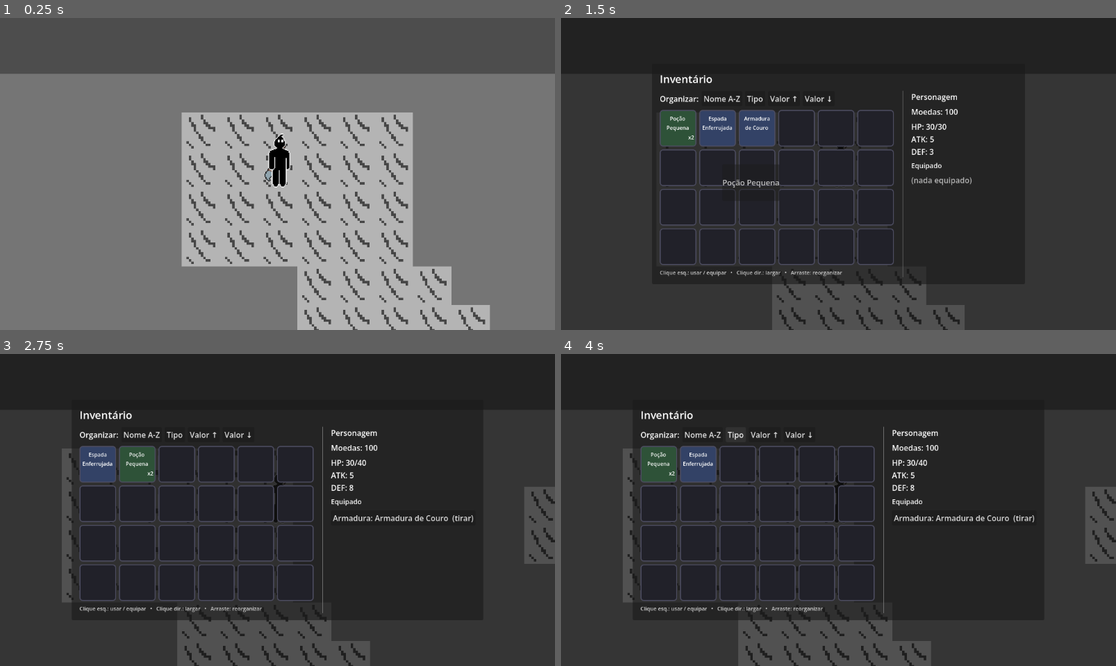
Above: before the commit, frames 1-4 (two rows, left to right).
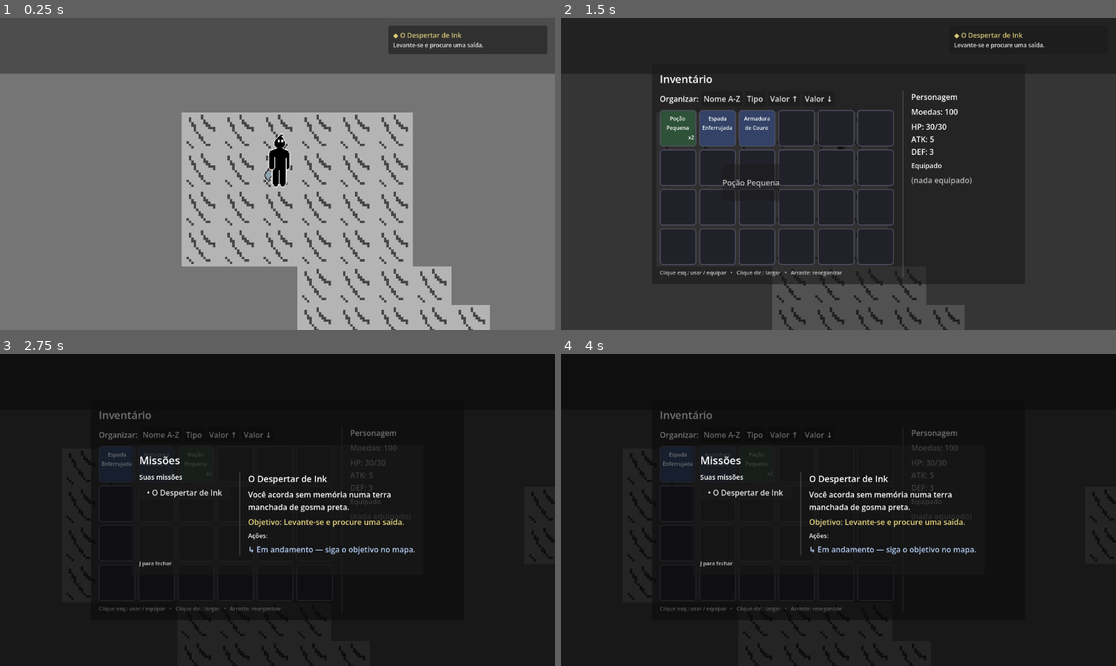
Above: after the commit, the same moments.

Repository: RodrigoAlvys/The-legend-of-Ink
Game: Godot game, scene res://mapas/mapa1.tscn
Two runs of this game, one before a commit and one after it. Both use one fixed random seed, a clock stepped at 60 frames per second and the inputs below.
Inputs (mouse positions are in pixels of both pictures, inside the frame that each line leads up to):
- Up to frame 1 (0.25 s): no input
- Up to frame 2 (1.5 s): tap Enter at 0.5 s; move the mouse to (960, 158) at 0.52 s; hold Right (ui_right) 0.53-1.25 s; tap I at 0.6 s; click (960, 158) at 0.67 s; drag from (677, 127) to (810, 236) at 1.27 s
- Up to frame 3 (2.75 s): move the mouse to (155, 463) at 2.02 s; hold Right (ui_right) from 2.03 s (still down); tap J at 2.1 s; click (155, 463) at 2.17 s
- Up to frame 4 (4 s): release Right (ui_right) at 2.75 s; click "Nome A-Z" at 2.75 s; click "Tipo" at 3.5 s

The runs differ from the first frame. In frame 1, 2.5% of the frame differs, in the area x 69-99%, y 2-12%; in frame 2, 0.2%; in frame 3, 41%; in frame 4, 41%, in the area x 0-100%, y 17-100%.

Commit message:
Missoes: conclusao automatica da Despertar + HUD
- portas.gd avanca a missao ligada ao cruzar a saida (campo missao_id)
- mapa1 liga a porta de saida a missao despertar
- game.gd cria MissionManager, menu (J) e HUD na tela
- corrige typos no texto da missao

Diff:
--- a/rp-gprojeto/mapas/mapa1.tscn
+++ b/rp-gprojeto/mapas/mapa1.tscn
@@ -54,6 +54,7 @@
 script = ExtResource("4_4iet1")
 destino_mapa = "res://mapas/mapa2.tscn"
 spawn_id_saida = &"EntradaMapa1"
+missao_id = "despertar"
 
 [node name="CollisionShape2D" type="CollisionShape2D" parent="PortaParaMapa2" unique_id=953322088]
 position = Vector2(-838.5, 1267)
--- a/rp-gprojeto/mapas/portas.gd
+++ b/rp-gprojeto/mapas/portas.gd
@@ -4,6 +4,9 @@
 
 @export var destino_mapa: String
 @export var spawn_id_saida: StringName
+
+# Missão que esta saída faz avançar automaticamente quando o jogador chega aqui.
+@export var missao_id: String = ""
 
 func _ready():
 	body_entered.connect(_on_body_entered)
@@ -17,6 +20,11 @@
 		return
 
 	ativado = true
+
+	# chegou na saída => a missão avança/conclui sozinha (sem clicar no menu)
+	if missao_id != "" and Game.missions != null:
+		Game.missions.avancar(missao_id)
+
 	Game.spawn_temp = spawn_id_saida
 	await Fade.fade_out(0.3)
 	get_tree().change_scene_to_file(destino_mapa)
--- a/rp-gprojeto/missions/mission_database.gd
+++ b/rp-gprojeto/missions/mission_database.gd
@@ -31,8 +31,8 @@
 			"fim": false,
 		},
 		"saida": {
-			"descricao": "Uma fenda na parede deixa passar u fio de luz.",
-			"objetivo": "mAtravesse a fenda.",
+			"descricao": "Uma fenda na parede deixa passar um fio de luz.",
+			"objetivo": "Atravesse a fenda.",
 			"escolhas": [ {"texto": "Atravessar", "proximo": "fim"} ],
 			"fim": false,
 		},
--- a/rp-gprojeto/scripts/game.gd
+++ b/rp-gprojeto/scripts/game.gd
@@ -5,6 +5,11 @@
 # Inventário
 var inventory: Inventory
 var inventory_ui: InventoryUI
+
+# missões
+var missions: MissionManager
+var mission_menu: MissionMenu
+var mission_hud: MissionHUD
 
 func _ready() -> void:
 	inventory = Inventory.new()
@@ -19,3 +24,16 @@
 	inventory_ui = InventoryUI.new()
 	inventory_ui.inventory = inventory
 	add_child(inventory_ui)
+
+	missions = MissionManager.new()
+	missions.inventory = inventory      # pra entregar recompensa no inventário
+	mission_menu = MissionMenu.new()
+	mission_menu.manager = missions
+	add_child(mission_menu)
+
+	# rastreador na tela (canto superior direito)
+	mission_hud = MissionHUD.new()
+	mission_hud.manager = missions
+	mission_hud.menu = mission_menu
+	add_child(mission_hud)
+	missions.iniciar("despertar")
Not shown, added: rp-gprojeto/missions/mission_database.gd.uid
